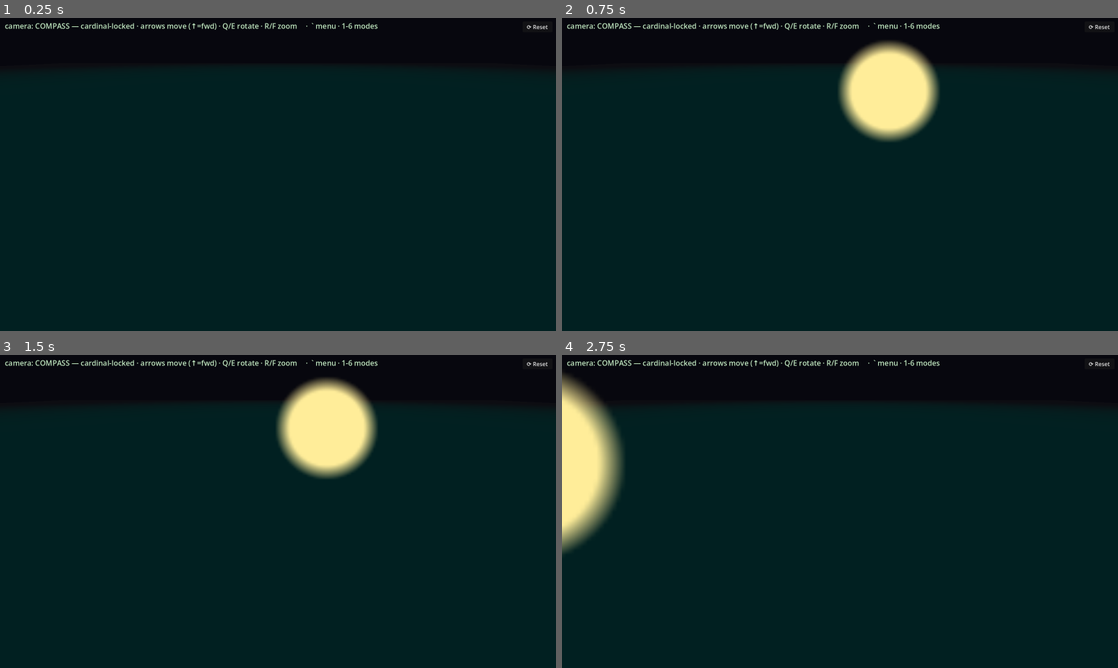
Above: before the commit, frames 1-4 (two rows, left to right).
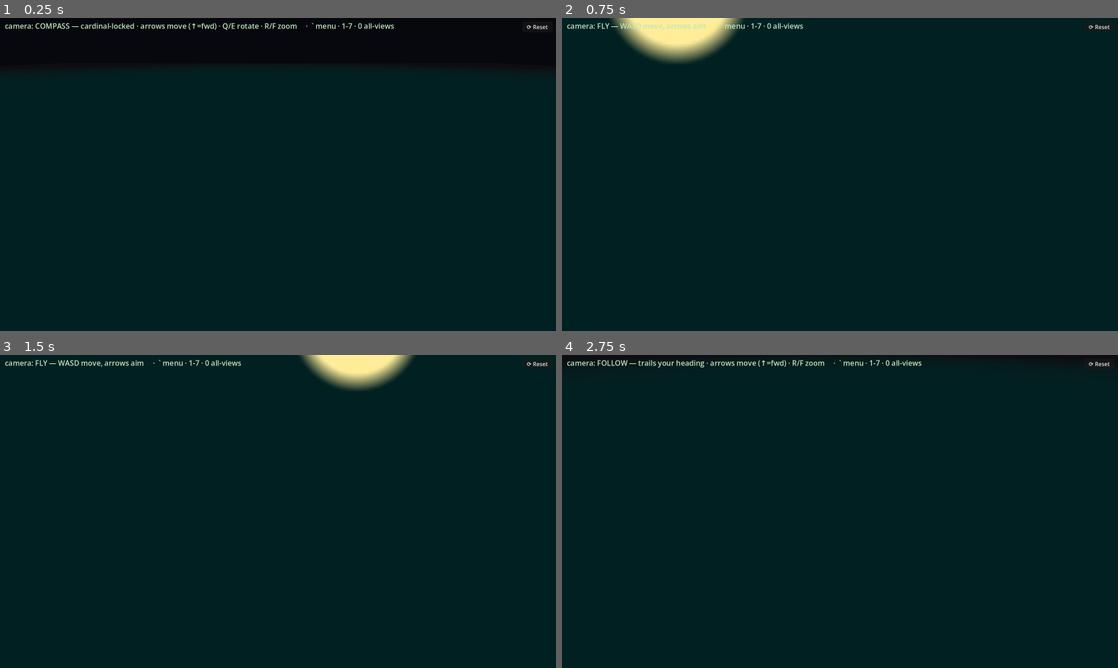
Above: after the commit, the same moments.

Repository: DazzlingDukeOfLazers/raves-of-qud
Game: Godot game, scene res://Main.tscn
Two runs of this game, one before a commit and one after it. Both use one fixed random seed, a clock stepped at 60 frames per second and the inputs below.
Inputs (mouse positions are in pixels of both pictures, inside the frame that each line leads up to):
- Up to frame 1 (0.25 s): no input
- Up to frame 2 (0.75 s): tap Enter at 0.5 s; move the mouse to (962, 158) at 0.52 s; hold Right from 0.53 s (still down); hold E from 0.53 s (still down); tap 0 at 0.6 s; click (962, 158) at 0.67 s
- Up to frame 3 (1.5 s): tap Space at 0.77 s; release Right at 1.25 s; release E at 1.25 s; drag from (166, 527) to (250, 574) at 1.27 s
- Up to frame 4 (2.75 s): tap Space at 2 s; move the mouse to (895, 442) at 2.02 s; hold Right from 2.03 s (still down); hold E from 2.03 s (still down); tap 0 at 2.1 s; click (895, 442) at 2.17 s

The runs differ from the first frame. In frame 1, 0.1% of the frame differs, in the area x 62-71%, y 1-4%; in frame 2, 18%; in frame 3, 18%, in the area x 0-100%, y 0-40%; in frame 4, 13%.

Commit message:
ESC keeps current camera; add multi-view camera picker (0 / menu)
- ESC now closes the camera menu + selection but keeps the current camera (was forcing
  COMPASS).
- Extract _mode_eye_look(mode) so N cameras can share the view math.
- Multi-view: a grid of live SubViewports (one per mode) sharing the main 3D world for
  side-by-side differential testing. Toggle with 0 or the debug-menu button; click a pane
  or press its number to switch to that mode full-screen; or stay in the grid.
  SubViewports only render while the grid is shown.

Diff:
--- a/godot/Main.gd
+++ b/godot/Main.gd
@@ -229,6 +229,7 @@
 	_build_mode_label()
 	_build_debug_menu()
 	_build_reset_button()
+	_build_multiview()
 	_apply_ui_fonts()
 	get_viewport().size_changed.connect(_apply_ui_fonts)
 	_update_camera(0.0)
@@ -438,6 +439,8 @@
 		if Input.is_key_pressed(KEY_R): _dist = clampf(_dist * (1.0 - dt), DIST_MIN, DIST_MAX)
 		if Input.is_key_pressed(KEY_F): _dist = clampf(_dist * (1.0 + dt), DIST_MIN, DIST_MAX)
 	_update_camera(dt)
+	if _multiview_on:
+		_update_multiview_cameras()
 
 # --- camera placement -------------------------------------------------------
 
@@ -487,40 +490,35 @@
 		return clampf(_player.distance_to(Vector3(sel.x, 0.0, sel.y)) * 0.9 + 7.0, 9.0, 40.0)
 	return 13.0
 
-func _update_camera(dt: float) -> void:
-	var target_eye: Vector3
-	var target_look: Vector3
-	match _mode:
+## Eye + look-at for any camera mode, from the current shared state. Extracted so the
+## multi-view picker can drive one camera per mode off the same math. Returns [eye, look].
+func _mode_eye_look(mode: int) -> Array:
+	match mode:
 		CamMode.KEYBOARD:
-			target_eye = _free_eye
-			target_look = _free_eye + _aim_dir()
+			return [_free_eye, _free_eye + _aim_dir()]
 		CamMode.MOUSE:
 			var c := _orbit_center()
-			target_eye = c + Vector3(
-				_dist * cos(_pitch) * sin(_yaw),
-				_dist * sin(_pitch),
-				_dist * cos(_pitch) * cos(_yaw))
-			target_look = c
+			return [c + Vector3(_dist * cos(_pitch) * sin(_yaw), _dist * sin(_pitch),
+				_dist * cos(_pitch) * cos(_yaw)), c]
 		CamMode.FOLLOW:
-			target_eye = _follow_eye()
-			target_look = _follow_look()
+			return [_follow_eye(), _follow_look()]
 		CamMode.FIRST_PERSON:
-			target_eye = _player + Vector3(0, _fp_height, 0)
-			target_look = target_eye + _compass_dir() + Vector3(0, -0.15, 0)
+			var e := _player + Vector3(0, _fp_height, 0)
+			return [e, e + _compass_dir() + Vector3(0, -0.15, 0)]
 		CamMode.CINEMATIC:
 			var cc := _frame_center()
 			var r := _frame_radius()
-			target_eye = cc + Vector3(
-				r * cos(COMPASS_PITCH) * sin(_cine_t),
-				r * sin(COMPASS_PITCH) + 2.0,
-				r * cos(COMPASS_PITCH) * cos(_cine_t))
-			target_look = cc
-		CamMode.TOP_FOLLOW:  # classic overhead, north up, tracking the player
-			target_eye = _player + Vector3(0, TOP_H, 0)
-			target_look = _player
+			return [cc + Vector3(r * cos(COMPASS_PITCH) * sin(_cine_t),
+				r * sin(COMPASS_PITCH) + 2.0, r * cos(COMPASS_PITCH) * cos(_cine_t)), cc]
+		CamMode.TOP_FOLLOW:
+			return [_player + Vector3(0, TOP_H, 0), _player]
 		_:  # COMPASS — the default, stable, cardinal-locked view
-			target_eye = _compass_eye()
-			target_look = _player
+			return [_compass_eye(), _player]
+
+func _update_camera(dt: float) -> void:
+	var el := _mode_eye_look(_mode)
+	var target_eye: Vector3 = el[0]
+	var target_look: Vector3 = el[1]
 
 	if dt <= 0.0 or not _seeded or _snap_cam:
 		_eye = target_eye
@@ -619,6 +617,8 @@
 	client.send_command("move", {"dir": _dir_to_compass(v.normalized())})
 
 func _set_mode(m: int) -> void:
+	if _multiview_on:
+		_toggle_multiview()   # picking a mode leaves the multi-view grid
 	if m == _mode:
 		return
 	# entering free flight, start from where the camera already is
@@ -835,7 +835,7 @@
 }
 
 func _update_mode_label() -> void:
-	_mode_label.text = "camera: %s     ·  ` menu · 1-6 modes" % _MODE_NAMES.get(_mode, "?")
+	_mode_label.text = "camera: %s     ·  ` menu · 1-7 · 0 all-views" % _MODE_NAMES.get(_mode, "?")
 	if _time_label != "":
 		_mode_label.text += "     ⏱ " + _time_label
 	_update_debug_menu()
@@ -844,6 +844,83 @@
 
 var _debug_menu: PanelContainer
 var _mode_buttons := {}
+
+# --- multi-view camera picker -----------------------------------------------
+# A grid of live SubViewports, one per camera mode, all sharing the main 3D world so you
+# can compare every view at once (differential testing). Click a pane or press its number
+# to switch to that mode full-screen; toggle with `0` or the debug-menu button.
+const MULTIVIEW_MODES := [CamMode.COMPASS, CamMode.FOLLOW, CamMode.FIRST_PERSON,
+	CamMode.CINEMATIC, CamMode.MOUSE, CamMode.KEYBOARD, CamMode.TOP_FOLLOW]
+var _multiview_layer: CanvasLayer
+var _multiview_on := false
+var _multiview_cams: Array = []   # [{mode, cam, sv}]
+
+func _build_multiview() -> void:
+	_multiview_layer = CanvasLayer.new()
+	_multiview_layer.layer = 4
+	_multiview_layer.visible = false
+	add_child(_multiview_layer)
+	var grid := GridContainer.new()
+	grid.columns = 3
+	grid.set_anchors_preset(Control.PRESET_FULL_RECT)
+	grid.add_theme_constant_override("h_separation", 2)
+	grid.add_theme_constant_override("v_separation", 2)
+	_multiview_layer.add_child(grid)
+	var shared := get_viewport().find_world_3d()
+	for m in MULTIVIEW_MODES:
+		var cell := Control.new()
+		cell.size_flags_horizontal = Control.SIZE_EXPAND_FILL
+		cell.size_flags_vertical = Control.SIZE_EXPAND_FILL
+		cell.custom_minimum_size = Vector2(320, 200)
+		var svc := SubViewportContainer.new()
+		svc.stretch = true
+		svc.set_anchors_preset(Control.PRESET_FULL_RECT)
+		svc.mouse_filter = Control.MOUSE_FILTER_IGNORE   # let clicks reach the cell
+		var sv := SubViewport.new()
+		sv.world_3d = shared
+		sv.render_target_update_mode = SubViewport.UPDATE_DISABLED
+		svc.add_child(sv)
+		var cam := Camera3D.new()
+		cam.fov = _cam.fov
+		sv.add_child(cam)
+		cam.current = true   # the active camera for this sub-viewport
+		cell.add_child(svc)
+		var lbl := Label.new()
+		lbl.text = "%d  %s" % [m + 1, String(_MODE_NAMES.get(m, "?")).split(" —")[0]]
+		lbl.add_theme_color_override("font_color", Color(0.8, 1.0, 0.8))
+		lbl.mouse_filter = Control.MOUSE_FILTER_IGNORE
+		cell.add_child(lbl)
+		var mv: int = m
+		cell.gui_input.connect(func(e: InputEvent):
+			if e is InputEventMouseButton and e.pressed and e.button_index == MOUSE_BUTTON_LEFT:
+				_set_mode(mv))   # _set_mode closes multi-view
+		grid.add_child(cell)
+		_multiview_cams.append({"mode": m, "cam": cam, "sv": sv})
+
+func _toggle_multiview() -> void:
+	if _multiview_layer == null:
+		return
+	_multiview_on = not _multiview_on
+	_multiview_layer.visible = _multiview_on
+	for v in _multiview_cams:
+		(v["sv"] as SubViewport).render_target_update_mode = \
+			SubViewport.UPDATE_ALWAYS if _multiview_on else SubViewport.UPDATE_DISABLED
+
+## Per-frame: point each preview camera at its mode's view, off the shared camera math.
+func _update_multiview_cameras() -> void:
+	for v in _multiview_cams:
+		var m: int = v["mode"]
+		var cam: Camera3D = v["cam"]
+		var el := _mode_eye_look(m)
+		var eye: Vector3 = el[0]
+		var look: Vector3 = el[1]
+		var top := m == CamMode.TOP_FOLLOW
+		cam.projection = Camera3D.PROJECTION_ORTHOGONAL if top else Camera3D.PROJECTION_PERSPECTIVE
+		if top:
+			cam.size = _top_ortho_size()
+		cam.position = eye
+		if eye.distance_to(look) > 0.001:
+			cam.look_at(look, NORTH if top else Vector3.UP)
 
 func _build_debug_menu() -> void:
 	var layer := CanvasLayer.new()
@@ -870,6 +947,12 @@
 		b.pressed.connect(func(): _set_mode(mv))
 		vb.add_child(b)
 		_mode_buttons[m] = b
+	# all-views grid (differential testing)
+	var mvb := Button.new()
+	mvb.text = "0  MULTI-VIEW (all)"
+	mvb.focus_mode = Control.FOCUS_NONE
+	mvb.pressed.connect(_toggle_multiview)
+	vb.add_child(mvb)
 	# first-person eye-height slider
 	var hl := Label.new()
 	hl.text = "first-person height"
@@ -1010,6 +1093,7 @@
 		if event.keycode == KEY_5: _set_mode(CamMode.MOUSE); return
 		if event.keycode == KEY_6: _set_mode(CamMode.KEYBOARD); return
 		if event.keycode == KEY_7: _set_mode(CamMode.TOP_FOLLOW); return
+		if event.keycode == KEY_0: _toggle_multiview(); return   # 0 = all-views grid
 		if event.keycode == KEY_QUOTELEFT:      # ` toggles the debug menu
 			_toggle_debug_menu(); return
 		# Q/E rotate the locked compass heading 90° (COMPASS mode only)
@@ -1018,8 +1102,11 @@
 		if _mode == CamMode.COMPASS and event.keycode == KEY_E:
 			_compass_yaw -= PI * 0.5; return
 		if event.keycode == KEY_ESCAPE:
+			# close the camera/debug menu and any selection, but KEEP the current camera
 			_dismiss_selection()
-			_set_mode(CamMode.COMPASS); return
+			if _debug_menu != null:
+				_debug_menu.visible = false
+			return
 		if event.keycode == KEY_I:
 			_inspect(); return
 		if event.keycode == KEY_F12:
